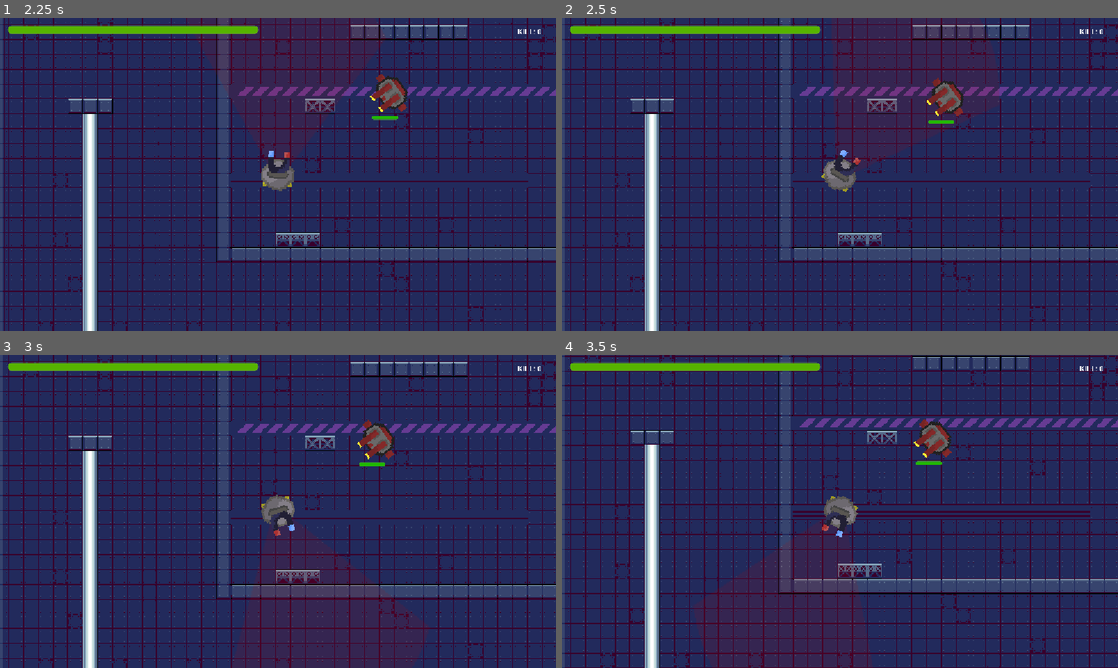
Above: before the commit, frames 1-4 (two rows, left to right).
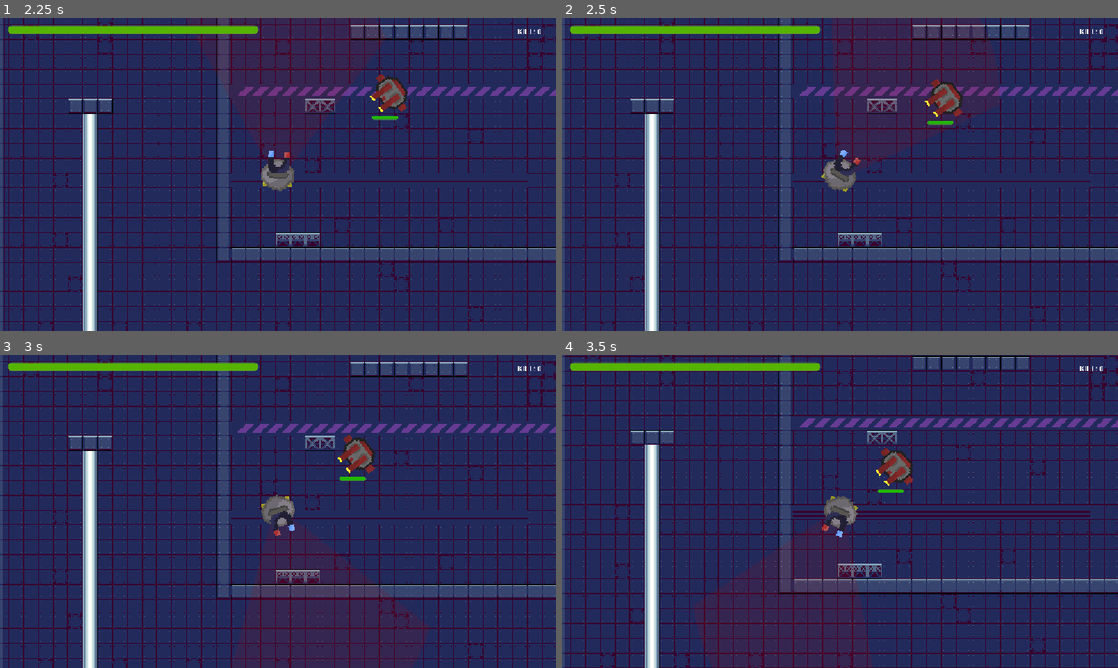
Above: after the commit, the same moments.

Repository: FazalThe/magslam
Game: Godot game, scene res://main.tscn
Same seed, same stepped clock (60 frames per second), same inputs: the game is played once before the commit and once after it.
Inputs (mouse positions are in pixels of both pictures, inside the frame that each line leads up to):
- Up to frame 1 (2.25 s): move the mouse to (400, 158) at 0.52 s; tap A (A) at 0.6 s; tap D (D) at 0.8, 1.35 s; move the mouse to (166, 190) at 1.27 s; click (166, 190) at 1.55 s; move the mouse to (333, 105) at 2.02 s; press the mouse at (333, 105) at 2.03 s
- Up to frame 2 (2.5 s): right-click (895, 105) at 2.3 s
- Up to frame 3 (3 s): move the mouse to (250, 574) at 2.77 s; release the mouse at (250, 574) at 2.78 s; right-click (250, 574) at 2.85 s
- Up to frame 4 (3.5 s): tap S (S) at 3.05 s

Frame 1 is identical in both runs. In frame 2, 0.2% of the frame differs, in the area x 65-73%, y 19-35%; in frame 3, 1.0%; in frame 4, 1.2%, in the area x 56-71%, y 20-44%.

Commit message:
removed push

Diff:
--- a/attract_area.gd
+++ b/attract_area.gd
@@ -8,7 +8,7 @@
 # Called when the node enters the scene tree for the first time.
 func _physics_process(_delta: float) -> void:
 
-	if Input.is_action_pressed("Right"):
+	if Input.is_action_pressed("Left"):
 		for body: CharacterBody2D in get_overlapping_bodies():
 
 			attract(body)
--- /dev/null
+++ b/bullet.tscn
@@ -0,0 +1,24 @@
+[gd_scene format=3 uid="uid://pes3pdbpmsih"]
+
+[ext_resource type="Script" path="res://bullet.gd" id="1_v7oki"]
+
+[sub_resource type="RectangleShape2D" id="RectangleShape2D_6cdfc"]
+size = Vector2(6, 12)
+
+[node name="Bullet" type="Node2D" unique_id=433710856]
+rotation = 1.5707964
+script = ExtResource("1_v7oki")
+
+[node name="ColorRect" type="ColorRect" parent="." unique_id=711693908]
+offset_left = -3.0
+offset_top = -6.0
+offset_right = 3.0
+offset_bottom = 6.0
+color = Color(0.9993687, 0.99999994, 0.050250612, 1)
+
+[node name="Area2D" type="Area2D" parent="." unique_id=788623331]
+collision_layer = 4
+collision_mask = 0
+
+[node name="CollisionShape2D" type="CollisionShape2D" parent="Area2D" unique_id=1898329646]
+shape = SubResource("RectangleShape2D_6cdfc")
--- a/player.tscn
+++ b/player.tscn
@@ -2,7 +2,6 @@
 
 [ext_resource type="Texture2D" uid="uid://e6e05b2d2cl0" path="res://Assets/Characters/magnet.png" id="1_4flbx"]
 [ext_resource type="Script" uid="uid://vuqjpk22fpjg" path="res://player.gd" id="1_onrkg"]
-[ext_resource type="Script" uid="uid://bfodha7557lvu" path="res://area_2d.gd" id="3_i3pqv"]
 [ext_resource type="Texture2D" uid="uid://crvs6ymab87rc" path="res://Assets/Sector.png" id="3_sweqy"]
 [ext_resource type="Script" uid="uid://cb4cqmdbr8y8y" path="res://attract_area.gd" id="4_hqtel"]
 
@@ -34,15 +33,6 @@
 position = Vector2(0.17499542, -0.375)
 shape = SubResource("CircleShape2D_4flbx")
 
-[node name="RepelArea" type="Area2D" parent="." unique_id=577496707]
-collision_layer = 0
-collision_mask = 2
-script = ExtResource("3_i3pqv")
-
-[node name="CollisionPolygon2D" type="CollisionPolygon2D" parent="RepelArea" unique_id=1746643424]
-scale = Vector2(2.36, 2.36)
-polygon = PackedVector2Array(200, -105, 228, 0, 200, 105, 0, 0)
-
 [node name="AttractArea" type="Area2D" parent="." unique_id=1387424703]
 collision_layer = 0
 collision_mask = 2
